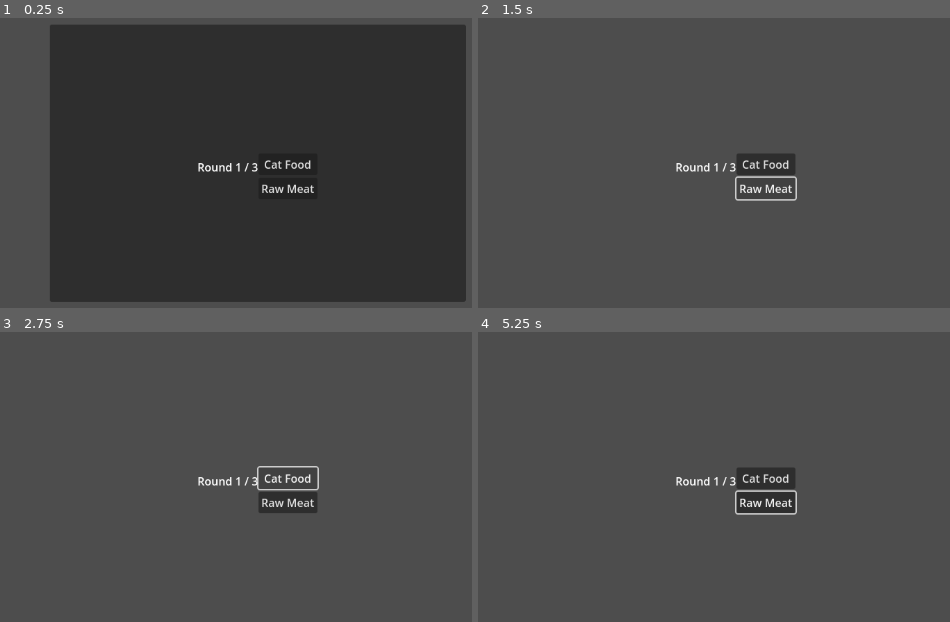
Above: before the commit, frames 1-4 (two rows, left to right).
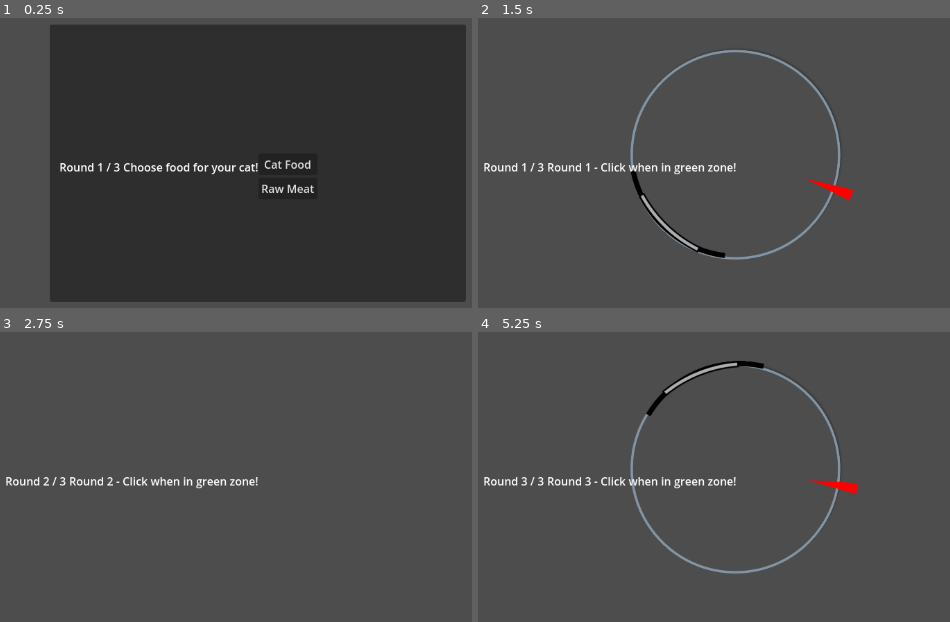
Above: after the commit, the same moments.

Repository: KKSNM-Studio/love_my_dead_cat
Game: Godot game, scene res://Scenes/Minigames/Feed/FeedGame.tscn
The game is run twice, just before and just after one commit, with the same random seed, the same clock (stepped at 60 frames per second) and the same inputs. This scene is started directly instead of the project's main scene.
Inputs (mouse positions are in pixels of both pictures, inside the frame that each line leads up to):
- Up to frame 1 (0.25 s): no input
- Up to frame 2 (1.5 s): click "Cat Food" at 0.5 s; click (765, 189) at 1.25 s, where only the run before the commit has a clickable "Raw Meat"
- Up to frame 3 (2.75 s): click (287, 477) at 2 s, where only the run before the commit has a clickable "Cat Food"
- Up to frame 4 (5.25 s): click (765, 503) at 2.75 s, where only the run before the commit has a clickable "Raw Meat"; click (765, 477) at 3.5 s, where only the run before the commit has a clickable "Cat Food"; click (765, 503) at 4.25 s, where only the run before the commit has a clickable "Raw Meat"; tap Enter at 5 s; move the mouse to (912, 445) at 5.02 s; click (912, 445) at 5.17 s

The runs differ from the first frame. In frame 1, 0.7% of the frame differs, in the area x 12-55%, y 50-55%; in frame 2, 3.9%; in frame 3, 2.0%; in frame 4, 4.6%, in the area x 1-81%, y 10-84%.
Error before the commit: Invalid assignment of property or key 'text' with value of type 'String' on a base object of type 'null instance'. (res://Scenes/Minigames/Feed/FeedGame.gd:98)

Commit message:
update feed minigame

Diff:
--- a/love-my-dead-cat/Scenes/Minigames/Feed/FeedGame.gd
+++ b/love-my-dead-cat/Scenes/Minigames/Feed/FeedGame.gd
@@ -1,29 +1,12 @@
 # =====================================================
 # FeedGame.gd - FEED MINIGAME
 # =====================================================
-# Player chooses what to feed the cat, then does 3 QTE rounds
+# Player chooses what to feed the cat, then does 3 QTE rounds (if Cat Food chosen)
 #
 # GAME FLOW:
 # 1. Show food choices (Cat Food vs Raw Meat)
-# 2. Player clicks one
-# 3. If Raw Meat → lose affinity (bad choice!)
-# 4. Play 3 rounds of QTE
-# 5. Calculate performance (how many perfects/safes/dangers)
-# 6. Give affinity based on performance
-# 7. Return to Living Room
-#
-# REQUIRED SCENE STRUCTURE:
-# FeedGame (Control) ← This script
-# ├── FoodChoice (Panel) - shown first
-# │   └── VBoxContainer
-# │       ├── CatFoodButton (Button)
-# │       └── RawMeatButton (Button)
-# ├── QTEContainer (Control) - shown after food choice
-# │   └── QTECircle (INSTANCED SCENE from QTECircle.tscn)
-# └── UI (CanvasLayer)
-#     ├── HeartDisplay (HBoxContainer)
-#     ├── RoundLabel (Label)
-#     └── InstructionLabel (Label)
+# 2. Cat Food → Start QTE (3 rounds)
+# 3. Raw Meat → Immediately bad result
 # =====================================================
 
 extends Control
@@ -31,18 +14,13 @@
 # =====================================================
 # NODE REFERENCES
 # =====================================================
-# Get buttons for food choice
 @onready var cat_food_button = $FoodChoice/VBoxContainer/CatFoodButton
 @onready var raw_meat_button = $FoodChoice/VBoxContainer/RawMeatButton
 
-# Container sections
 @onready var food_choice_container = $FoodChoice
 @onready var qte_container = $QTEContainer
+@onready var qte_circle = $QTEContainer/QteCircle
 
-# The QTE minigame (instanced scene)
-@onready var qte_circle = $QTEContainer/QTECircle
-
-# UI elements
 @onready var heart_display = $UI/HeartDisplay
 @onready var round_label = $UI/RoundLabel
 @onready var instruction_label = $UI/InstructionLabel
@@ -50,183 +28,121 @@
 # =====================================================
 # GAME STATE
 # =====================================================
-var current_round: int = 0     # Which QTE round (1, 2, or 3)
-var max_rounds: int = 3        # Total rounds to play
-var total_score: int = 0       # Sum of all QTE scores
-var food_chosen: String = ""   # "cat_food" or "raw_meat"
+var current_round: int = 0
+var max_rounds: int = 3
+var total_score: int = 0
+var food_chosen: String = ""
 
 # =====================================================
 # INITIALIZATION
 # =====================================================
 func _ready():
-	"""Setup the minigame when scene loads"""
-
-	# Give player fresh hearts for this minigame
 	Global.reset_hearts()
-
-	# Setup UI
 	setup_ui()
-
-	# Show food choice first
 	show_food_choice()
 
-	# Connect button signals (manual connection in code)
+	# Connect buttons
 	cat_food_button.pressed.connect(_on_cat_food_chosen)
 	raw_meat_button.pressed.connect(_on_raw_meat_chosen)
 
-	# Connect QTE completion signal
+	# Connect QTE signal
 	qte_circle.qte_completed.connect(_on_qte_completed)
 
-	# Update heart display
 	update_hearts()
 
 # =====================================================
-# UI SETUP
+# UI
 # =====================================================
 func setup_ui():
-	"""Initialize UI elements"""
-	# Hide QTE at start
 	qte_container.hide()
-	# Show food choice
 	food_choice_container.show()
-	# Set round label
 	update_round_label()
 
 func update_round_label():
-	"""Update the "Round X / 3" label"""
-	# Shows current round (we add 1 because array starts at 0)
-	round_label.text = "Round %d / %d" % [current_round + 1, max_rounds]
+	round_label.text = "Round %d / %d" % [max(current_round, 1), max_rounds]
 
 func update_hearts():
-	"""Refresh heart display from Global"""
-	if heart_display:
-		# HeartDisplay has a function to update visuals
-		if heart_display.has_method("set_hearts"):
-			heart_display.set_hearts(Global.get_hearts())
+	if heart_display and heart_display.has_method("set_hearts"):
+		heart_display.set_hearts(Global.get_hearts())
 
 # =====================================================
 # PHASE 1: FOOD CHOICE
 # =====================================================
 func show_food_choice():
-	"""Show the food selection buttons"""
 	food_choice_container.show()
 	qte_container.hide()
 	instruction_label.text = "Choose food for your cat!"
 
 func _on_cat_food_chosen():
-	"""Player clicked Cat Food button (SAFE choice)"""
 	food_chosen = "cat_food"
 	AudioManager.play_button_click()
 
 	print("Player chose cat food (safe choice)")
-
-	# This is the correct choice - no penalty
-	# Just proceed to QTE
 	start_qte_rounds()
 
 func _on_raw_meat_chosen():
-	"""Player clicked Raw Meat button (DANGEROUS choice)"""
 	food_chosen = "raw_meat"
 	AudioManager.play_button_click()
 
-	print("Player chose raw meat (dangerous choice)")
+	print("Player chose raw meat (bad choice)")
 
-	# This is a BAD choice! Cat doesn't like raw meat
-	Global.remove_affinity(100)  # Big penalty!
+	# Big penalty, then immediate bad result
+	Global.remove_affinity(100)
 	AudioManager.play_affinity_loss()
+	instruction_label.text = "The cat refuses to eat raw meat..."
 
-	# Show warning message to player
-	instruction_label.text = "The cat looks unsettled by the raw meat..."
-	await get_tree().create_timer(2.0).timeout
-
-	# Still proceed to QTE (but cat will be more angry = harder)
-	start_qte_rounds()
+	await get_tree().create_timer(1.5).timeout
+	show_results_direct_bad()
 
 # =====================================================
 # PHASE 2: QTE ROUNDS
 # =====================================================
 func start_qte_rounds():
-	"""Begin the 3 QTE rounds"""
-	# Hide food choice
 	food_choice_container.hide()
-	# Show QTE
 	qte_container.show()
 
-	# Reset counters
 	current_round = 0
 	total_score = 0
 
-	# Start first round
 	start_next_round()
 
 func start_next_round():
-	"""Start the next QTE round"""
 	current_round += 1
 	update_round_label()
-
-	print("Starting round ", current_round)
 	instruction_label.text = "Round %d - Click when in green zone!" % current_round
 
-	# Brief countdown before QTE starts
-	await get_tree().create_timer(1.0).timeout
-
-	# Start the QTE
+	await get_tree().create_timer(0.5).timeout
 	qte_circle.start_qte()
 
 func _on_qte_completed(result: String, score: int):
-	"""Called when QTE finishes (from signal)"""
-	# result: "perfect", "safe", or "danger"
-	# score: 3, 1, or 0
-
-	print("QTE completed: ", result, " | Score: ", score)
-
-	# Add to total score
 	total_score += score
-
-	# Update heart display (may have lost a heart)
 	update_hearts()
 
-	# Check if player ran out of hearts
 	if Global.get_hearts() <= 0:
-		# Game Over is handled by Global
-		# (it automatically loads GameOver scene)
-		return
+		return  # Game Over handled globally
 
-	# Check if more rounds to play
 	if current_round < max_rounds:
-		# Play next round
 		await get_tree().create_timer(0.5).timeout
 		start_next_round()
 	else:
-		# All rounds complete! Show results
 		show_results()
 
 # =====================================================
-# PHASE 3: RESULTS & SCORING
+# PHASE 3: RESULTS
 # =====================================================
 func show_results():
-	"""Calculate final score and give affinity"""
-	print("Minigame complete! Total score: ", total_score)
-
-	# Tell Global that player did play a minigame today
 	Global.record_minigame_played()
-
-	# Determine performance level
 	var performance = calculate_performance()
-
-	# Give affinity based on performance
 	award_affinity(performance)
-
-	# Show result screen UI
 	show_result_screen(performance)
 
+# Shortcut for raw meat (immediate bad result)
+func show_results_direct_bad():
+	Global.record_minigame_played()
+	award_affinity("bad")
+	show_result_screen("bad")
+
 func calculate_performance() -> String:
-	"""Convert score to performance rating"""
-	# Max score = 3 rounds × 3 points = 9
-	# 7-9 = good (mostly perfects)
-	# 4-6 = okay (mix of hits)
-	# 0-3 = bad (mostly dangers/misses)
-
 	if total_score >= 7:
 		return "good"
 	elif total_score >= 4:
@@ -235,52 +151,27 @@
 		return "bad"
 
 func award_affinity(performance: String):
-	"""Give/take affinity based on performance"""
 	match performance:
 		"good":
-			Global.add_affinity(100)    # Big reward
+			Global.add_affinity(100)
 			AudioManager.play_affinity_gain()
 		"okay":
-			Global.add_affinity(30)     # Small reward
+			Global.add_affinity(30)
 			AudioManager.play_affinity_gain()
 		"bad":
-			Global.remove_affinity(50)  # Penalty
+			Global.remove_affinity(50)
 			AudioManager.play_affinity_loss()
 
 func show_result_screen(performance: String):
-	"""Load and show the result screen"""
-	# Load the result screen scene
 	var result_scene = load("res://Scenes/UI/ResultScreen.tscn")
-
 	if result_scene:
 		var result_screen = result_scene.instantiate()
 		add_child(result_screen)
-
-		# Show the results (performance, score, max_score)
 		result_screen.show_result(performance, total_score, 9)
-
-		# Wait for player to click Continue
 		result_screen.continue_pressed.connect(return_to_living_room)
 	else:
-		print("Result screen not found, returning to living room")
-		await get_tree().create_timer(2.0).timeout
+		await get_tree().create_timer(1.5).timeout
 		return_to_living_room()
 
 func return_to_living_room():
-	"""Go back to main hub"""
 	get_tree().change_scene_to_file("res://Scenes/Main/LivingRoom.tscn")
-
-# =====================================================
-# DEBUGGING
-# =====================================================
-# To test this minigame alone:
-# 1. Open FeedGame.tscn
-# 2. Press F6 (run current scene)
-# 3. Should be able to play without Living Room
-#
-# Common issues:
-# - Buttons don't work? Check signals are connected
-# - QTE doesn't appear? Check qte_container visibility
-# - Hearts don't update? Check HeartDisplay has set_hearts() method
-# - Can't return to Living Room? Check scene path is correct
-# =====================================================
--- a/love-my-dead-cat/Scenes/Minigames/Feed/FeedGame.tscn
+++ b/love-my-dead-cat/Scenes/Minigames/Feed/FeedGame.tscn
@@ -22,16 +22,18 @@
 offset_right = 299.0
 offset_bottom = 214.0
 
-[node name="ButtonContainer" type="VBoxContainer" parent="."]
+[node name="VBoxContainer" type="VBoxContainer" parent="FoodChoice"]
 layout_mode = 0
-offset_right = 40.0
-offset_bottom = 40.0
+offset_left = 301.0
+offset_top = 186.0
+offset_right = 386.0
+offset_bottom = 252.0
 
-[node name="CatFoodButton" type="Button" parent="ButtonContainer"]
+[node name="CatFoodButton" type="Button" parent="FoodChoice/VBoxContainer"]
 layout_mode = 2
 text = "Cat Food"
 
-[node name="RawMeatButton" type="Button" parent="ButtonContainer"]
+[node name="RawMeatButton" type="Button" parent="FoodChoice/VBoxContainer"]
 layout_mode = 2
 text = "Raw Meat"
 
@@ -43,8 +45,15 @@
 [node name="QteCircle" parent="QTEContainer" instance=ExtResource("1_do3r4")]
 visible = false
 layout_mode = 0
+anchors_preset = 0
+anchor_left = 0.0
+anchor_top = 0.0
+anchor_right = 0.0
+anchor_bottom = 0.0
+grow_horizontal = 1
+grow_vertical = 1
 
-[node name="HeartUI" type="HBoxContainer" parent="."]
+[node name="UI" type="HBoxContainer" parent="."]
 layout_mode = 1
 anchors_preset = 1
 anchor_left = 1.0
@@ -53,14 +62,19 @@
 offset_bottom = 40.0
 grow_horizontal = 0
 
-[node name="Heart" type="TextureRect" parent="HeartUI"]
+[node name="HBoxContainer" type="HBoxContainer" parent="UI"]
 layout_mode = 2
 
-[node name="RoundLabel" type="Label" parent="HeartUI"]
+[node name="RoundLabel" type="Label" parent="UI"]
 layout_mode = 2
 text = "Round 1 / 3"
 horizontal_alignment = 1
 
-[connection signal="pressed" from="ButtonContainer/CatFoodButton" to="." method="_on_cat_food_chosen"]
-[connection signal="pressed" from="ButtonContainer/RawMeatButton" to="." method="_on_raw_meat_chosen"]
+[node name="InstructionLabel" type="Label" parent="UI"]
+layout_mode = 2
+text = "Round 1 / 3"
+horizontal_alignment = 1
+
+[connection signal="pressed" from="FoodChoice/VBoxContainer/CatFoodButton" to="." method="_on_cat_food_chosen"]
+[connection signal="pressed" from="FoodChoice/VBoxContainer/RawMeatButton" to="." method="_on_raw_meat_chosen"]
 [connection signal="qte_completed" from="QTEContainer/QteCircle" to="." method="_on_qte_completed"]
--- a/love-my-dead-cat/Scenes/UI/QTE/QTECircle.gd
+++ b/love-my-dead-cat/Scenes/UI/QTE/QTECircle.gd
@@ -37,8 +37,6 @@
 	create_arc(perfect_zone, radius, perfect_zone_size, Color(0, 1, 0, 0))
 	create_arc(safe_zone, radius, safe_zone_size, Color(1, 0.85, 0, 0))
 	create_arc(danger_zone, radius, 360, Color(1, 0, 0, 0))
-
-	start_qte()
 
 # ===== PROCESS LOOP =====
 func _process(delta):
